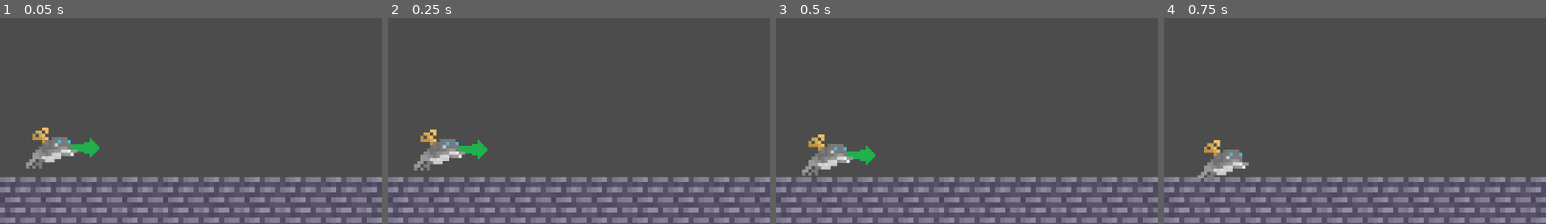
Above: before the commit, frames 1-4 (left to right).
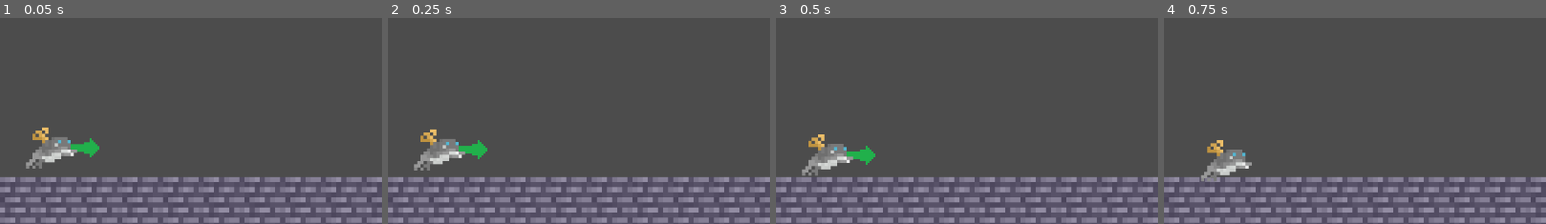
Above: after the commit, the same moments.

Repository: lthammond/CS315-P1-Airship_Assault
Game: Godot game, scene res://src/Level.tscn
Same seed, same stepped clock (60 frames per second), same inputs: the game is played once before the commit and once after it.
Inputs:
- Up to frame 1 (0.05 s): no input
- Up to frame 2 (0.25 s): no input
- Up to frame 3 (0.5 s): no input
- Up to frame 4 (0.75 s): tap Space (launch) at 0.6 s
The pictures show only the part of the screen within x 0-50%, y 50-100%; the shares and areas given below are measured in that part.

Frames 1-3 are identical in both runs. In frame 4, 0.7% of the frame differs, in the area x 8-23%, y 59-80%.

Commit message:
Change strength multiplier

Diff:
--- a/project/src/Projectile.gd
+++ b/project/src/Projectile.gd
@@ -27,7 +27,7 @@
 		emit_signal("strength_changed", strength)
 
 	if Input.is_action_just_pressed("launch") and launched == false:
-		var impulse = Vector2.RIGHT.rotated(deg2rad(angle)) * (strength * 4)
+		var impulse = Vector2.RIGHT.rotated(deg2rad(angle)) * (strength * 5)
 		apply_impulse(Vector2.ZERO, impulse)
 		$JumpSound.play()
 		$ArrowIndicator.hide()
